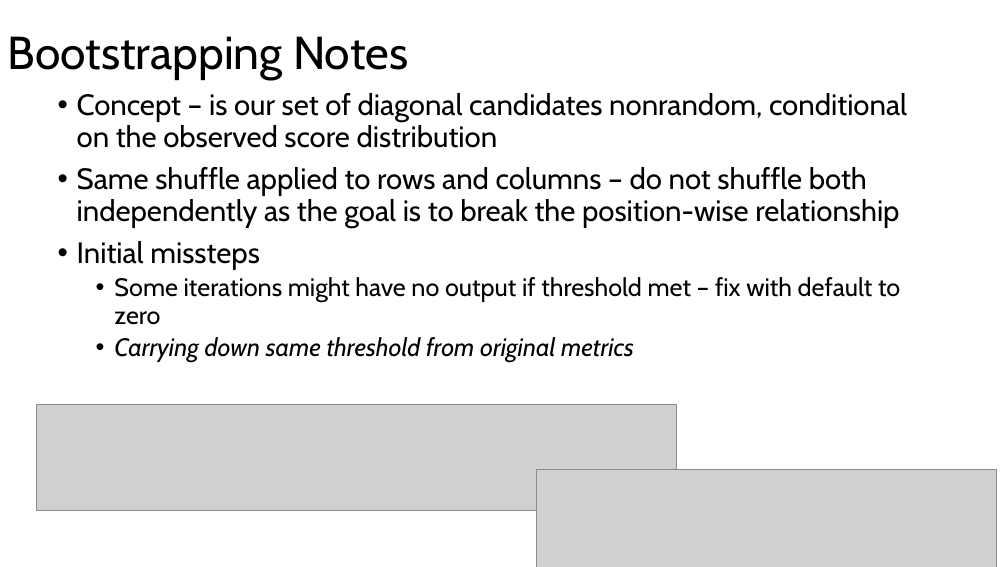
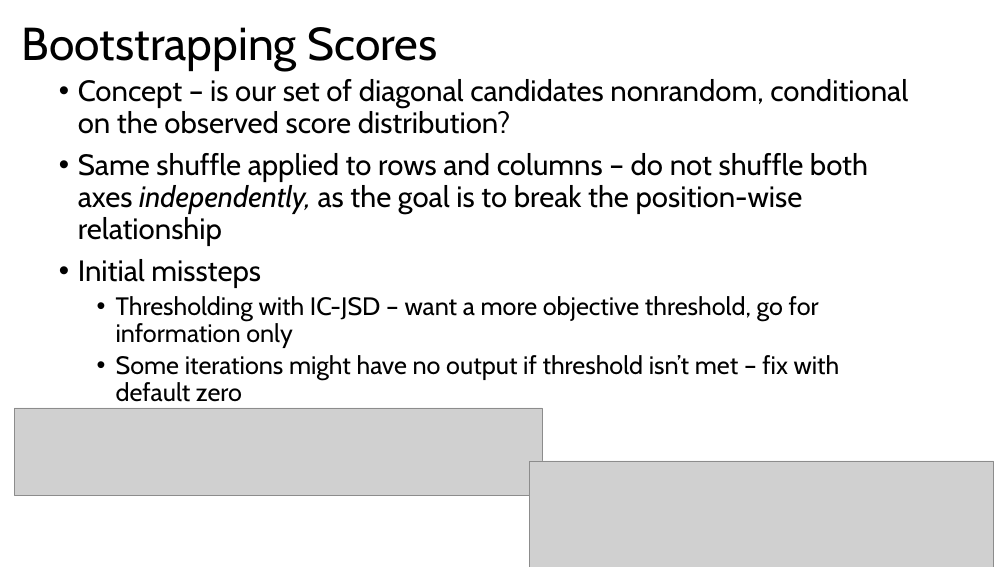
Before and after one commit to eshin21/drippy, a slide deck: slide 5 of Presentations/May Motif Gallery.pptx. Drawn at 1008x567 pixels with LibreOffice and Linux fonts; fonts in the diff are those of the drawing; grey boxes stand for pictures. Boxes give left, top, right and bottom in pixels: in the first picture for what was removed or moved away, otherwise in the second. Text is boxed around its words. In the diff, an @@ line names an element or a change of style, - is before the commit and + after.

```diff
--- a/Presentations/May Motif Gallery.pptx
+++ b/Presentations/May Motif Gallery.pptx
@@ title at (22, 27, 437, 71): text changed @@
-Bootstrapping Notes
+Bootstrapping Scores
@@ text "Concept – is our set ...": place and size @@
-text "Concept – is our set ..." at (77, 93, 907, 362)
+text "Concept – is our set ..." at (78, 79, 908, 402)
@@ text at (78, 79, 908, 246): text changed @@
-• Concept – is our set of diagonal candidates nonrandom, conditional on the observed score distribution
-• Same shuffle applied to rows and columns – do not shuffle both independently as the goal is to break the position-wise relationship
+• Concept – is our set of diagonal candidates nonrandom, conditional on the observed score distribution?
+• Same shuffle applied to rows and columns – do not shuffle both axes independently, as the goal is to break the position-wise relationship
@@ text at (116, 296, 840, 402): text changed @@
-  • Some iterations might have no output if threshold met – fix with default to zero
-  • Carrying down same threshold from original metrics
+  • Thresholding with IC-JSD – want a more objective threshold, go for information only
+  • Some iterations might have no output if threshold isn’t met – fix with default zero
@@ picture: place and size @@
-picture at (37, 405, 677, 510)
+picture at (14, 408, 542, 496)
@@ picture: place and size @@
-picture at (537, 470, 997, 567)
+picture at (529, 461, 994, 567)
```
Also in this commit, not shown: 7 other slides changed, 10 slides added, 43 other files.
